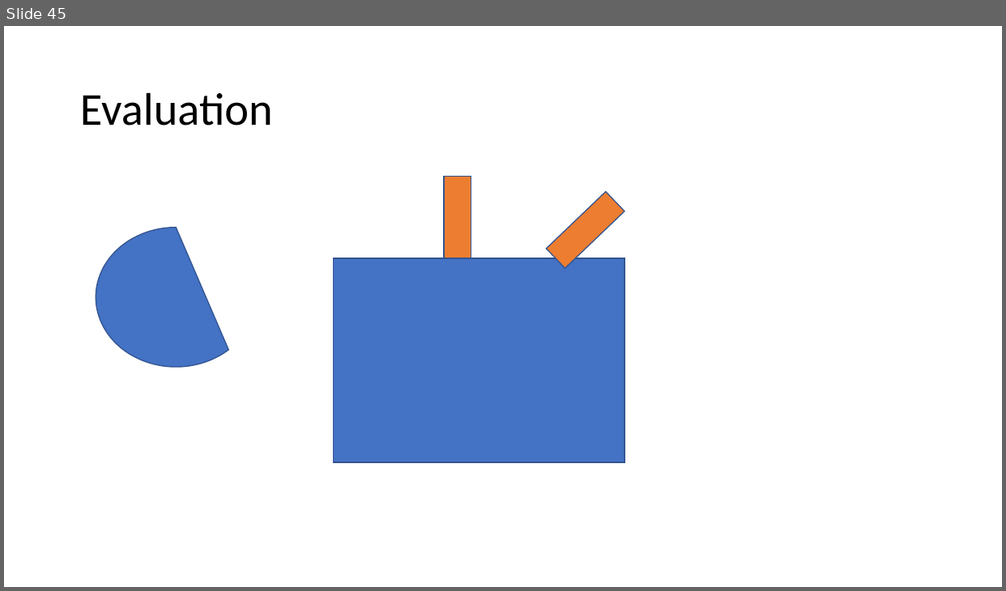
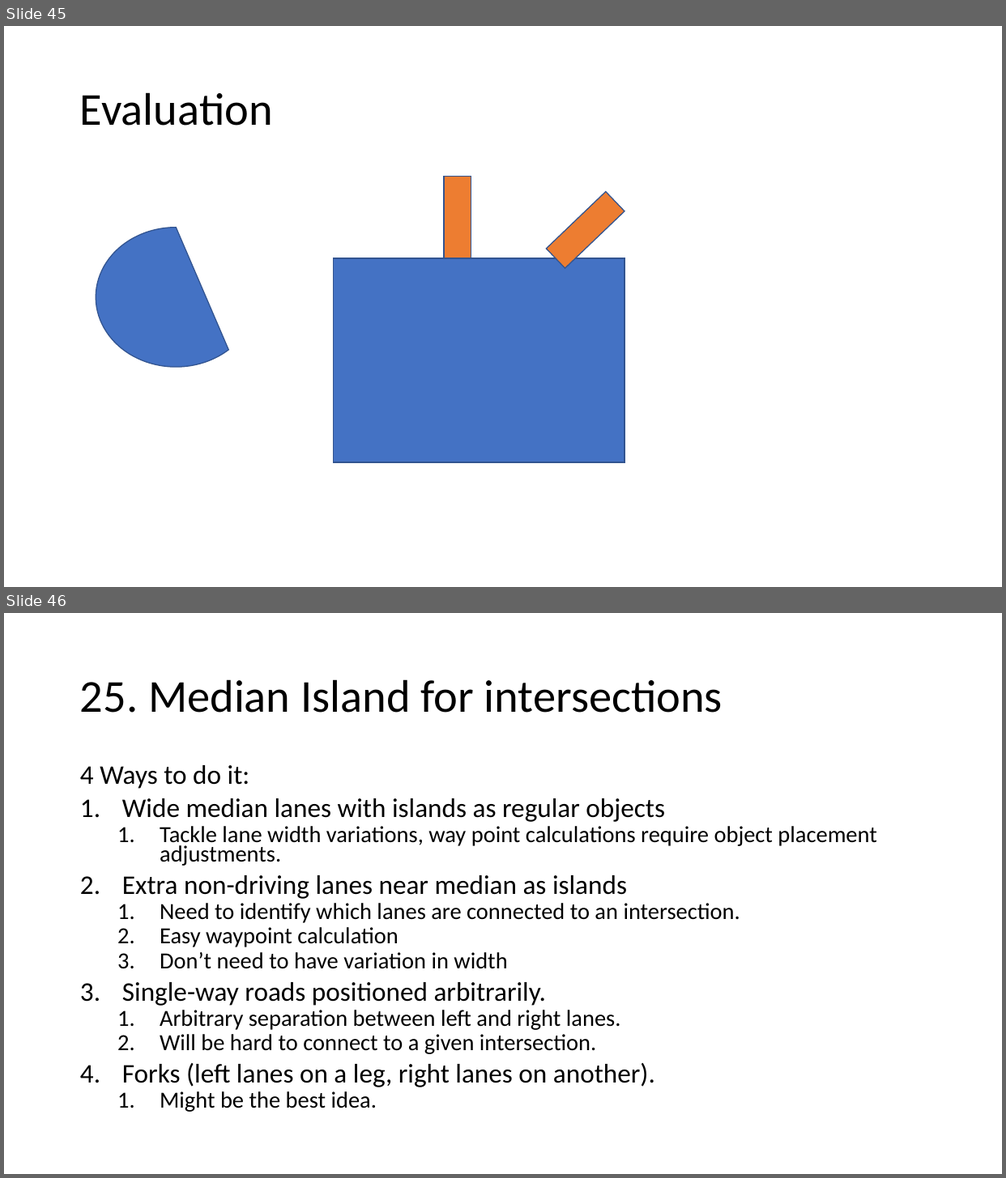
Before and after one commit to AugmentedDesignLab/junction-art, a slide deck: plan/challenges.pptx. Shown one above the other, each under a label of ours: slide 45 before the commit, slides 45 and 46 after it. The pictures are 1006x591 and 1006x1178 pixels, drawn with LibreOffice and Linux fonts; fonts in the diff are those of the drawing. Boxes give left, top, right and bottom in pixels: in the first picture for what was removed or moved away, otherwise in the second. Text is boxed around its words. In the diff, an @@ line names an element or a change of style, - is before the commit and + after.

Commit message:
plan for median islands

```diff
--- a/plan/challenges.pptx
+++ b/plan/challenges.pptx
@@ slide 46 added at [4, 613, 1002, 1174], background #FFFFFF @@
@@ title added at [80, 679, 722, 713], 44 pt, text #000000 @@
+25. Median Island for intersections
@@ text added at [80, 765, 876, 1112], 22.2 pt, text #000000 @@
+4 Ways to do it:
+1. Wide median lanes with islands as regular objects
+  1. Tackle lane width variations, way point calculations require object placement adjustments.
+2. Extra non-driving lanes near median as islands
+  1. Need to identify which lanes are connected to an intersection.
+  2. Easy waypoint calculation
+  3. Don’t need to have variation in width
+3. Single-way roads positioned arbitrarily.
+  1. Arbitrary separation between left and right lanes.
+  2. Will be hard to connect to a given intersection.
+4. Forks (left lanes on a leg, right lanes on another).
+  1. Might be the best idea.
```
